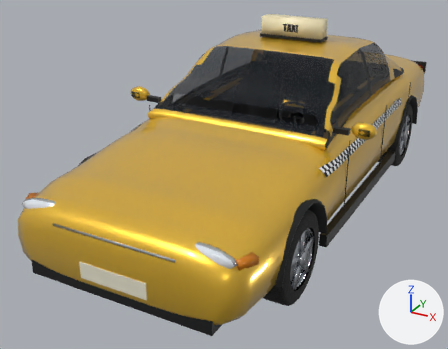
One commit to the glTF model assets/models/car_taxi.glb: the scene before it, then after it.
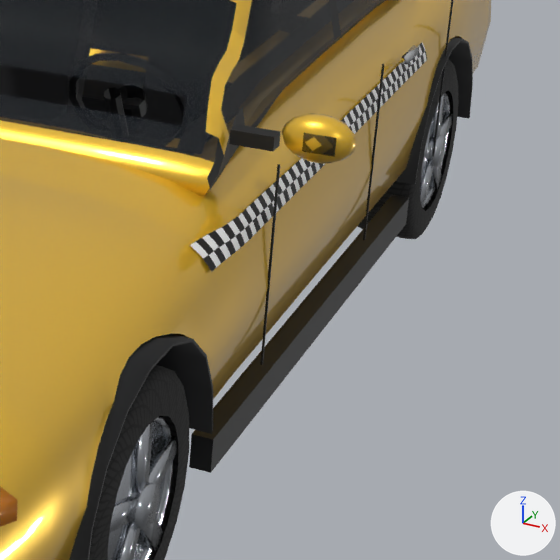
Each version is shown whole from a camera (50 mm lens) standing at (2.21, -4.93, 2.6) and looking at (-0.3, -0.37, 0.32), then close up on the part from 56% to 100% of the width and 24% to 80% of the height. Every picture has the same lights, and +X, +Y and +Z are marked at lower right. The last two pictures show the newer version. Where no turn or scale is listed for an object, it has been applied to the vertices. Vertices at exactly the same position are counted once.

Objects in the first close-up: 'Body', 'Door_L', 'wheel_FL', 'wheel_RL'.
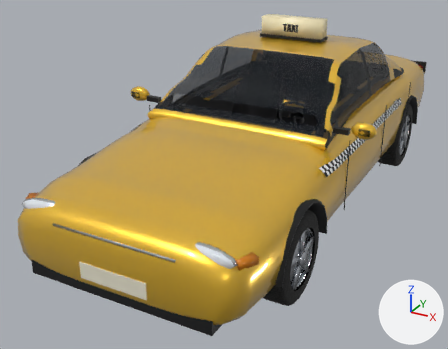
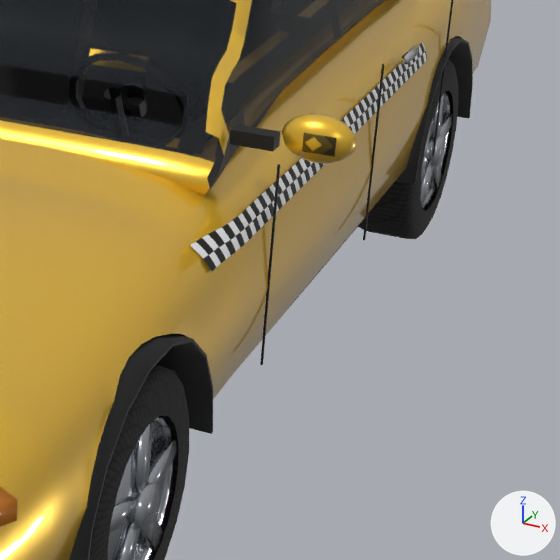
Where the change shows, as pixel boxes [x1, y1, x2, y2] in the close-ups (560 x 560 px; the box of a moved part takes in the faces that stretch with it):
'Body', surface changed, reshaped: [0, 0, 491, 560] in both
'Door_L', surface changed: [254, 163, 364, 349] in both
part 1 of me_taxi_body, moved or reshaped: before [189, 116, 409, 473]; after [260, 116, 366, 342]
part 2 of me_taxi_body, surface changed: before [189, 158, 409, 473]; after [191, 158, 384, 434]

Edits to the bpy script that builds the scene:
```text
Change mat_checker:
    remove n3 = _N.new('ShaderNodeUVMap'); n3.name = 'UV Map'
    remove n3.uv_map = 'UVMap.001'
    where n2 = _N.new('ShaderNodeTexImage'); n2.name = 'Image Texture'
    remove _L.new(n3.outputs[0], n2.inputs[0])  # 'UV' to 'Vector'
Change me_taxi_body:
    used by ob_body; location = (0.0, 0.0, 0.0)
    remove me_taxi_body.from_pydata(...)  # 3897 vertices, 7042 faces; spans x -1.12..1.12, y -2.37..2.46, z 0.21..1.64
    add me_taxi_body.from_pydata(...)  # 3897 vertices, 7042 faces; spans x -1.12..1.12, y -2.37..2.46, z 0.22..1.64
    me_taxi_body part 1: 28 of 3897 vertices moved; they spanned x 0.86..1.12, y -0.98..0.98, z 0.21..1.1 and now span x 0.74..1.12, y -0.93..0.93, z 0.23..1.1; mean shift (-0.07, 0.0, 0.01); largest move (0.92, -0.98, 0.21) -> (0.79, -0.93, 0.23)
    me_taxi_body part 2: 6535 kept faces spanning x -1.12..1.12, y -2.37..2.46, z 0.22..1.64 get new texture (UV) coordinates
    other edits to the shape of me_taxi_body do not show in these pictures
Change me_door_l:
    where me_door_l.from_pydata(...)  # 324 vertices, 460 faces; spans x -0.282..0.218, y 0.0..1.002, z -0.309..0.754
    used by ob_door_l; location = (0.9, -0.596, 0.659)
    me_door_l part 3: 420 kept faces spanning x -0.282..0.207, y 0.0..1.002, z -0.309..0.754 get new texture (UV) coordinates
```
